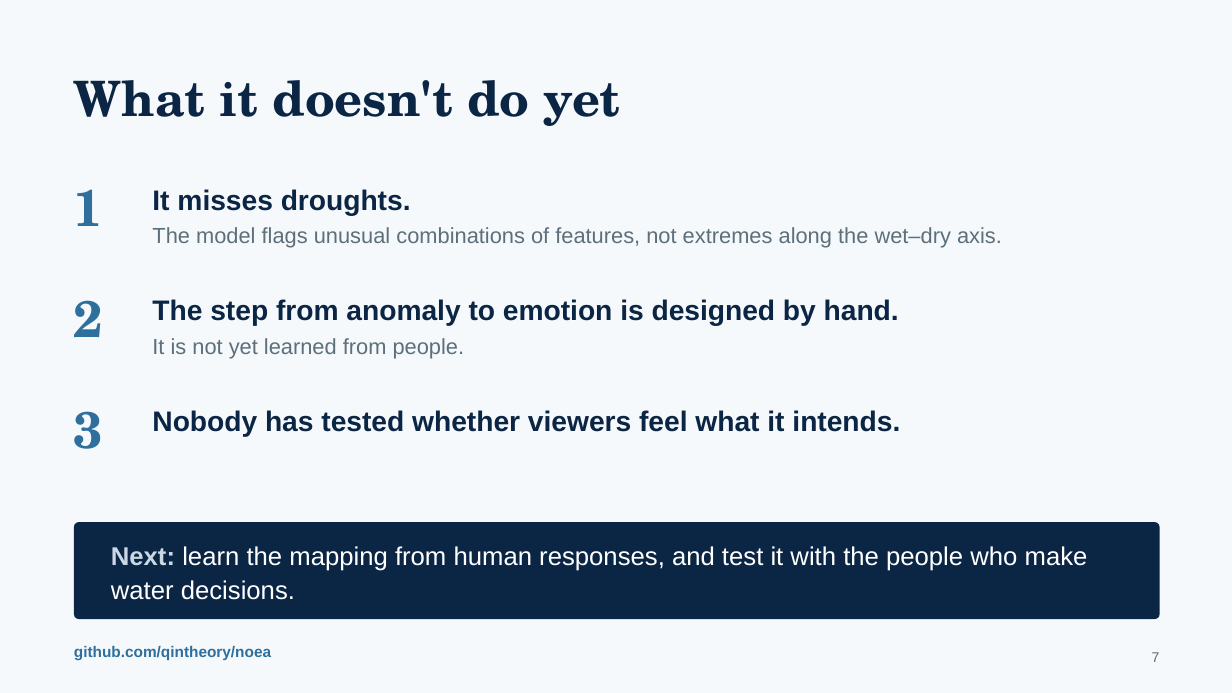
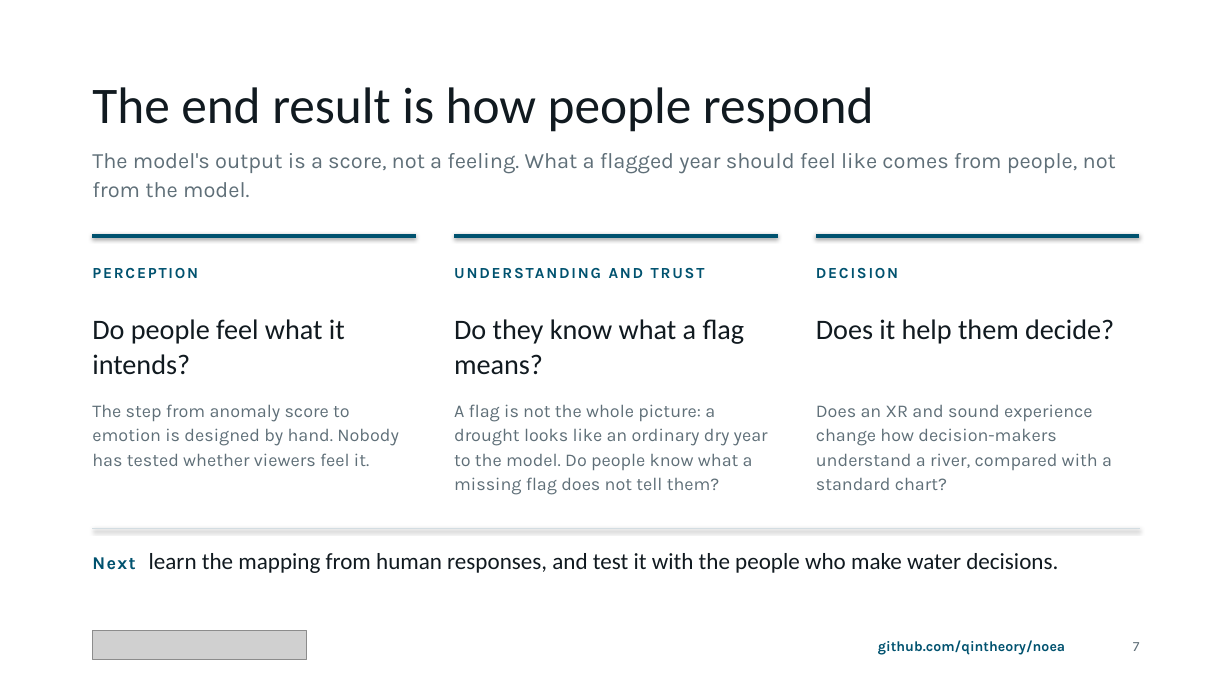
Before and after one commit to qintheory/noea, a slide deck: slide 7 of docs/noea-introduction.pptx. Drawn at 1232x693 pixels with LibreOffice and Linux fonts; fonts in the diff are those of the drawing; grey boxes stand for pictures. Boxes give left, top, right and bottom in pixels: in the first picture for what was removed or moved away, otherwise in the second. Text is boxed around its words. In the diff, an @@ line names an element or a change of style, - is before the commit and + after.

```diff
--- a/docs/noea-introduction.pptx
+++ b/docs/noea-introduction.pptx
@@ background #F6F9FB to #FFFFFF @@
@@ text at box(92, 87, 874, 132): text changed; size 38 to 40 pt; font TeX Gyre Schola to Calibri; text colour #0B2545 to #111A20; bold off @@
-What it doesn't do yet
+The end result is how people respond
@@ text added at box(92, 153, 1116, 197), 17 pt, text #5F6F78 @@
+The model's output is a score, not a feeling. What a flagged year should feel like comes from people, not from the model.
@@ text removed at box(74, 189, 103, 226) @@
-1
@@ text removed at box(152, 189, 1002, 248) @@
-It misses droughts.
-The model flags unusual combinations of features, not extremes along the wet–dry axis.
@@ line added from (92, 236) to (416, 236), #00526F 3 pt @@
@@ line added from (455, 236) to (777, 236), #00526F 3 pt @@
@@ line added from (816, 236) to (1140, 236), #00526F 3 pt @@
@@ text added at box(92, 268, 198, 279), 12 pt, text #00526F, bold @@
+PERCEPTION
@@ text added at box(455, 263, 778, 291), 12 pt, text #00526F, bold @@
+UNDERSTANDING AND TRUST
@@ text added at box(816, 268, 898, 279), 12 pt, text #00526F, bold @@
+DECISION
@@ text removed at box(74, 300, 103, 337) @@
-2
@@ text at box(92, 319, 345, 375): text changed; font Arial to Calibri; text colour #0B2545 to #111A20; bold off @@
-The step from anomaly to emotion is designed by hand.
-It is not yet learned from people.
+Do people feel what it intends?
@@ text added at box(454, 319, 745, 375), 22 pt, text #111A20 @@
+Do they know what a flag means?
@@ text added at box(816, 319, 1114, 344), 22 pt, text #111A20 @@
+Does it help them decide?
@@ text removed at box(74, 411, 103, 449) @@
-3
@@ text at box(92, 404, 399, 466): text changed; size 22 to 14 pt; font Arial to Karla; text colour #0B2545 to #5F6F78; bold off @@
-Nobody has tested whether viewers feel what it intends.
+The step from anomaly score to emotion is designed by hand. Nobody has tested whether viewers feel it.
@@ text added at box(454, 404, 768, 495), 14 pt, text #5F6F78 @@
+A flag is not the whole picture: a drought looks like an ordinary dry year to the model. Do people know what a missing flag does not tell them?
@@ text added at box(816, 405, 1112, 490), 14 pt, text #5F6F78 @@
+Does an XR and sound experience change how decision-makers understand a river, compared with a standard chart?
@@ rounded rectangle removed at box(74, 522, 1160, 619) @@
@@ line added from (92, 529) to (1140, 529), #D3DDE2 1.25 pt @@
@@ text at box(92, 553, 1058, 573): text changed; size 20 to 18 pt; font Arial to Calibri; text colour #FFFFFF to #111A20 @@
-Next: learn the mapping from human responses, and test it with the people who make water decisions.
+Next learn the mapping from human responses, and test it with the people who make water decisions.
@@ text "Next learn the mapping from ..." at box(92, 553, 1058, 573): vertical alignment middle to top @@
@@ picture added at box(92, 630, 307, 660) @@
@@ text "github.com/qintheory/noea": place and size @@
-text "github.com/qintheory/noea" at box(74, 646, 271, 661)
+text "github.com/qintheory/noea" at box(878, 640, 1065, 655)
@@ text "github.com/qintheory/noea" at box(878, 640, 1065, 655): size 12 to 11 pt, font Arial to Karla, text colour #2E6F9E to #00526F; alignment left to right @@
@@ text "7": place and size @@
-text "7" at box(1152, 652, 1160, 662)
+text "7" at box(1133, 642, 1140, 651)
@@ text "7" at box(1133, 642, 1140, 651): font Arial to Karla, text colour #5C6F7B to #5F6F78 @@
```
Also in this commit, not shown: 6 other slides changed, 2 other files.
